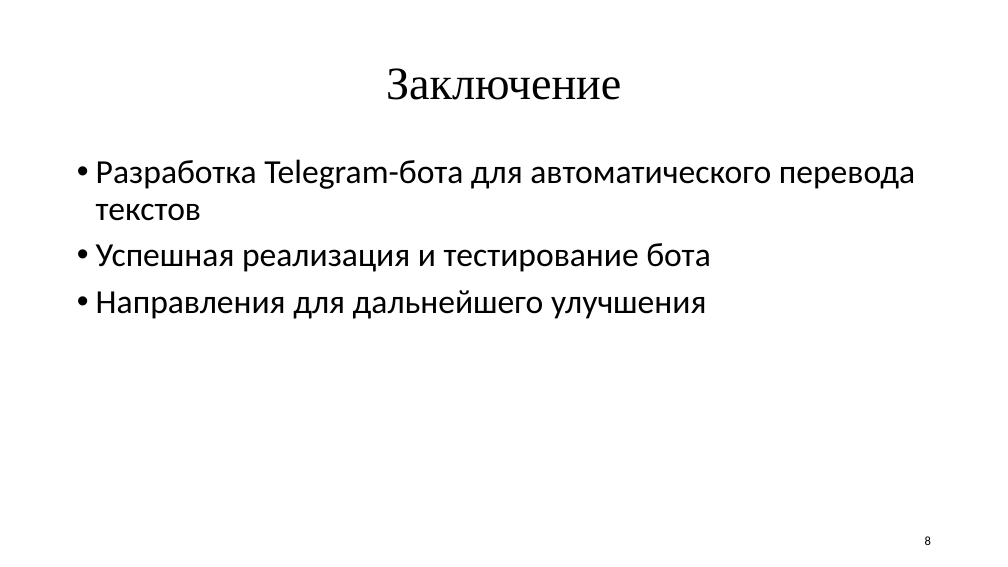
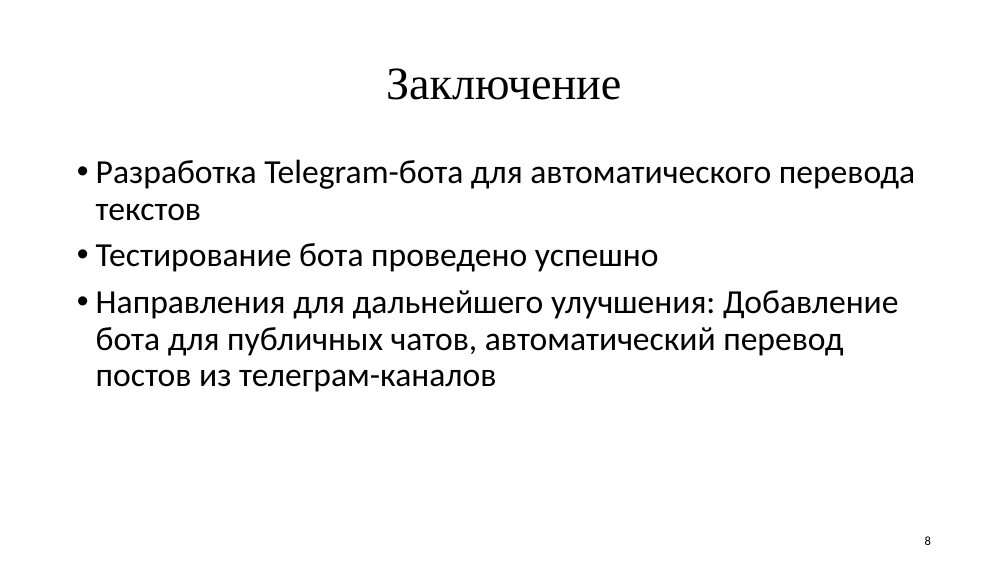
Before and after one commit to Fextice/PostTranslator_bot, a slide deck: slide 8 of DocumentsTGbot/PrezaTGbot.pptx. Drawn at 1008x567 pixels with LibreOffice and Linux fonts; fonts in the diff are those of the drawing. Boxes give left, top, right and bottom in pixels: in the first picture for what was removed or moved away, otherwise in the second. Text is boxed around its words. In the diff, an @@ line names an element or a change of style, - is before the commit and + after.

```diff
--- a/DocumentsTGbot/PrezaTGbot.pptx
+++ b/DocumentsTGbot/PrezaTGbot.pptx
@@ text at [96,243,899,392]: text changed @@
-• Успешная реализация и тестирование бота
-• Направления для дальнейшего улучшения
+• Тестирование бота проведено успешно
+• Направления для дальнейшего улучшения: Добавление бота для публичных чатов, автоматический перевод постов из телеграм-каналов
```
